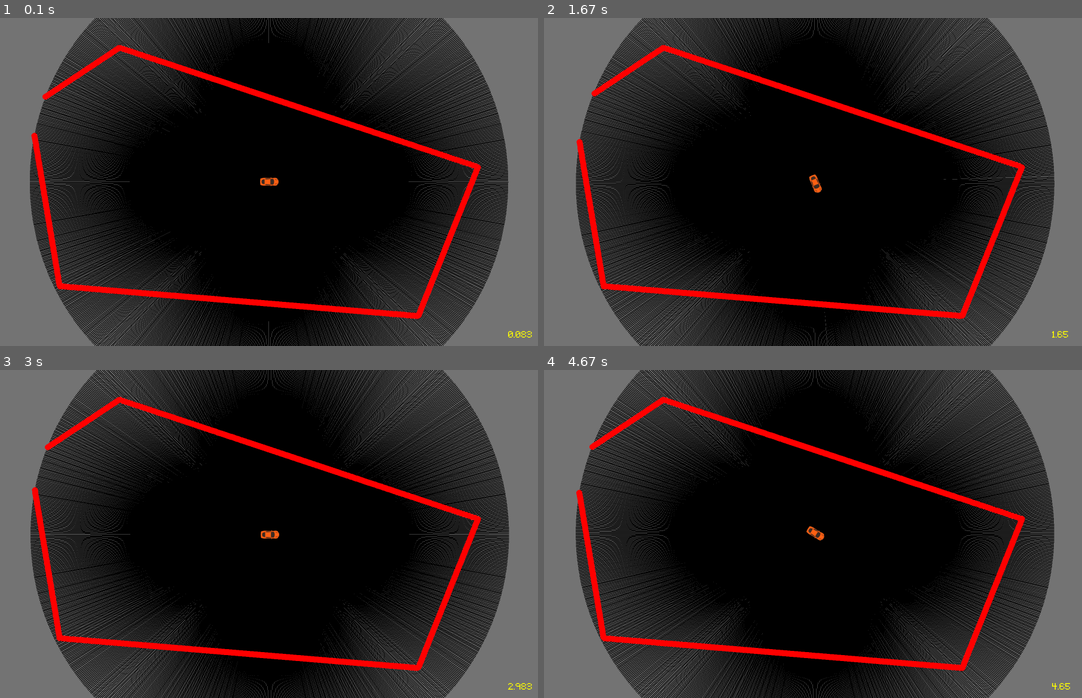
Above: before the commit, frames 1-4 (two rows, left to right).
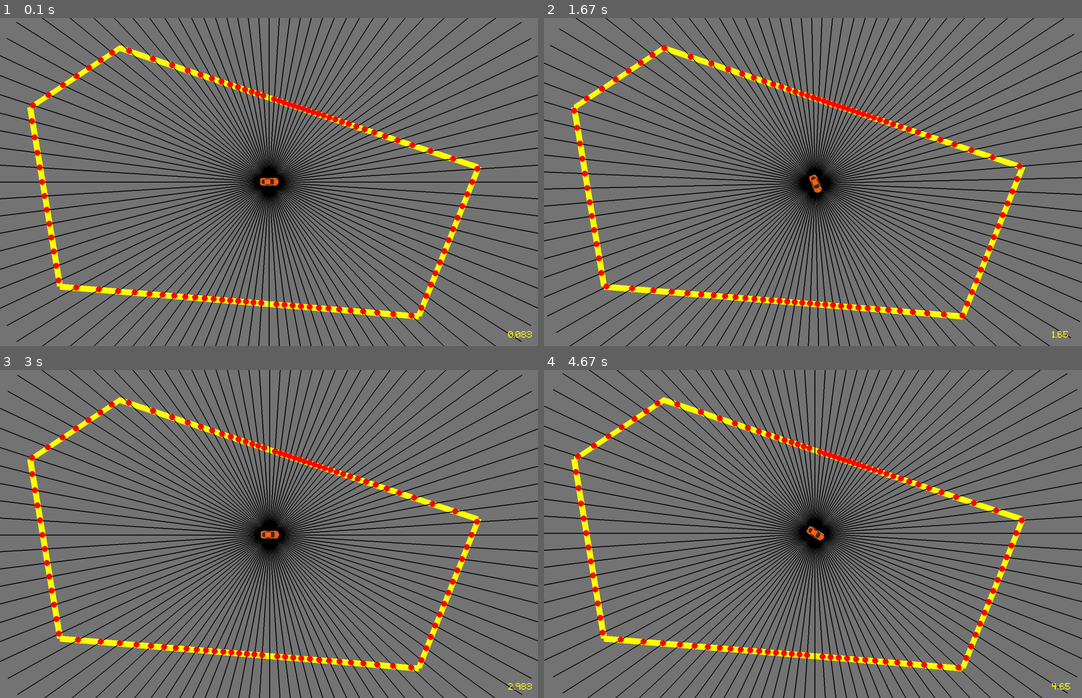
Above: after the commit, the same moments.

Repository: ericsherman4/Traffic-Intersection-Sim
Game: pygame game, started from pygame_sim/main.py
Two runs of this game, one before a commit and one after it. Both use one fixed random seed, a clock stepped at 60 frames per second and the inputs below.
Inputs:
- Up to frame 1 (0.1 s): no input
- Up to frame 2 (1.67 s): hold D 0.33-0.8 s; hold W 0.83-1.13 s; hold D 1.17-1.63 s
- Up to frame 3 (3 s): hold A 1.67-2.2 s; hold S 2.23-2.53 s; hold A 2.57-2.97 s
- Up to frame 4 (4.67 s): hold W 3-3.37 s; hold D 3.4-4.03 s; hold S 4.07-4.43 s; hold A from 4.47 s (still down)

The runs differ from the first frame. In frame 1, 73% of the frame differs, in the area x 0-100%, y 0-100%; in frame 2, 73%; in frame 3, 73%; in frame 4, 73%.

Commit message:
added pause and resume, added kill command, moved away from jup note

Diff:
--- a/pygame_sim/config.py
+++ b/pygame_sim/config.py
@@ -10,7 +10,7 @@
     wall_coords = ((100,300), (400,100), (1600,500), (1400, 1000), (200,900))
     wall_thickness = 20
 
-    num_lines = 1000
-    length = 800
+    num_lines = 100
+    length = 1000
 
-    display_wall = False
+    display_wall = True
--- a/vpython_sim/env.py
+++ b/vpython_sim/env.py
@@ -1,6 +1,7 @@
 from vpython import box,vector,compound,color,arrow,sleep,label
 from config import g
 from math import pi
+from terminate import monitor_terminate
 
 class Env:
     def __init__(self):
@@ -37,6 +38,7 @@
         pos_of_dashed_line = g.roadwidth/4
         while(count < white_lane_end):
             for i in range(0,4):
+                monitor_terminate()
                 line1 = box(pos=vector(count, 0, pos_of_dashed_line), height = 1.2, width = 1, length = g.dashed_line_length, color= color.white, emissive = True)
                 line2 = box(pos=vector(count, 0, -pos_of_dashed_line), height = 1.2, width = 1, length = g.dashed_line_length, color= color.white, emissive = True)
                 line1.rotate(angle=pi/2*i, axis = vector(0,1,0), origin=vector(0,0,0))
--- /dev/null
+++ b/vpython_sim/jup_note_code.py
@@ -0,0 +1,3 @@
+from main import *
+
+sim_main()
--- a/vpython_sim/lane.py
+++ b/vpython_sim/lane.py
@@ -6,6 +6,7 @@
 from trafficlight import TrafficLight
 from config import g
 from vpython import vector
+from terminate import monitor_terminate
 
 
 # The lane class uses a numpy array in order to store the car objects for each Lane. There is a bit of structure built around the array
@@ -35,6 +36,7 @@
 
         # Generate all cars, set all to invisible
         for i in range(0,self.max_cars):
+            monitor_terminate()
             self.cars[i] = Car(self.lane_start, car_rot_deg, self.identifier, False)
 
         # Give lane awareness fo the traffic light
--- a/vpython_sim/main.py
+++ b/vpython_sim/main.py
@@ -7,7 +7,7 @@
 
     sim = Simulation()
 
-    print_notes()
+    # print_notes()
 
     while sim.t < gtime.total_time:
         rate(gtime.sim_rate)
--- a/vpython_sim/simulation.py
+++ b/vpython_sim/simulation.py
@@ -5,6 +5,7 @@
 from event import Event, EventType
 from env import Axes
 from vpython import canvas, vector, distant_light, color, label, box
+from terminate import monitor_terminate, monitor_pause
 
 
 class Simulation:
@@ -66,7 +67,10 @@
     def run(self):
 
         # Get the start time of the function
-        self.loop_start_time = perf_counter()
+        self.loop_start_time = perf_counter_ns()
+
+        monitor_terminate()
+        monitor_pause()
 
         self.sim_label.text = str(round(self.t,2))
 
@@ -102,9 +106,9 @@
             self.print_camera_info()
 
         # Capture end time and perform loop analysis
-        self.loop_end_time = perf_counter()
+        self.loop_end_time = perf_counter_ns()
         if self.cycles % 15 == 0:
-            self.completion_time_ms = round((self.loop_end_time - self.loop_start_time)*1000,2)
+            self.completion_time_ms = round((self.loop_end_time - self.loop_start_time)/1000000,2)
             self.performance_label.text = str(f"Computation time: {self.completion_time_ms}ms")
 
 
--- /dev/null
+++ b/vpython_sim/terminate.py
@@ -0,0 +1,23 @@
+from vpython.no_notebook import stop_server
+import keyboard
+from sys import exit
+import os
+import signal
+
+# https://github.com/BruceSherwood/vpython-jupyter/issues/36
+
+def monitor_terminate():
+    if keyboard.is_pressed('q'):
+        print("Exit function triggered. Sending the kill signal.")
+        # stop_server() # this didn't work for me, hangs on this function usually
+        # print("Server stopped.")
+        os.kill(os.getpid(), signal.SIGINT)
+        exit()
+
+def monitor_pause():
+    if keyboard.is_pressed('p'):
+        print("Pause triggered.")
+        while True:
+            if keyboard.is_pressed('r'):
+                print("Resuming")
+                return
Not shown, changed: .gitignore
